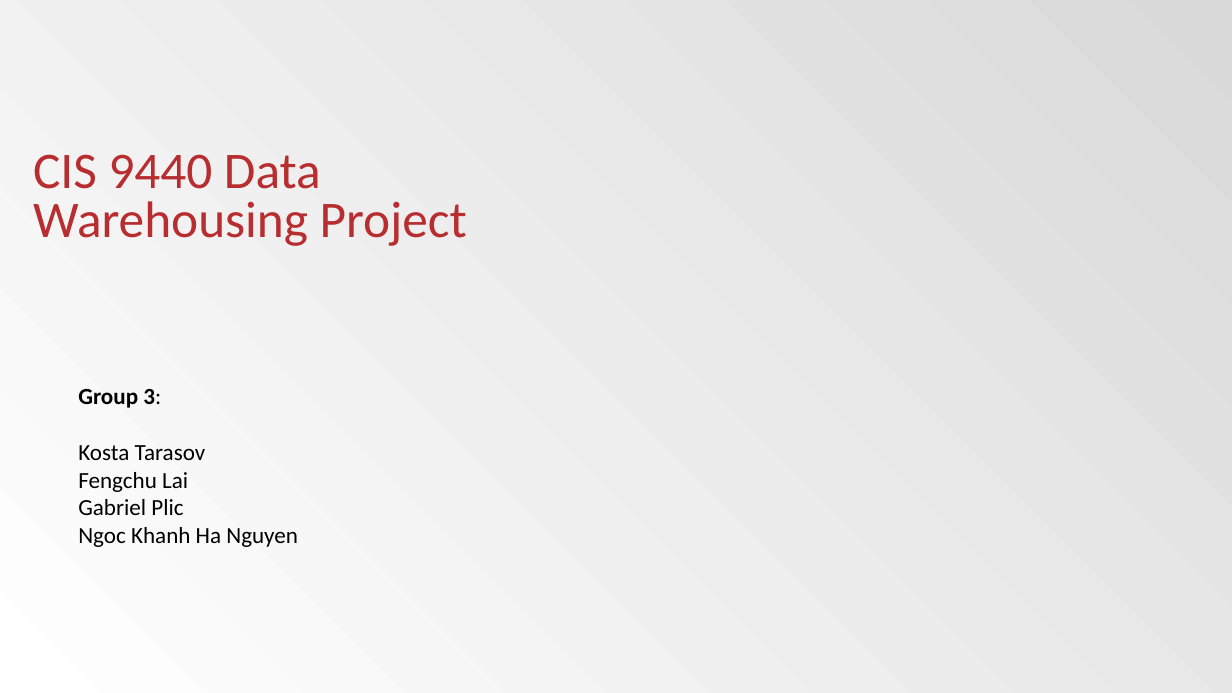
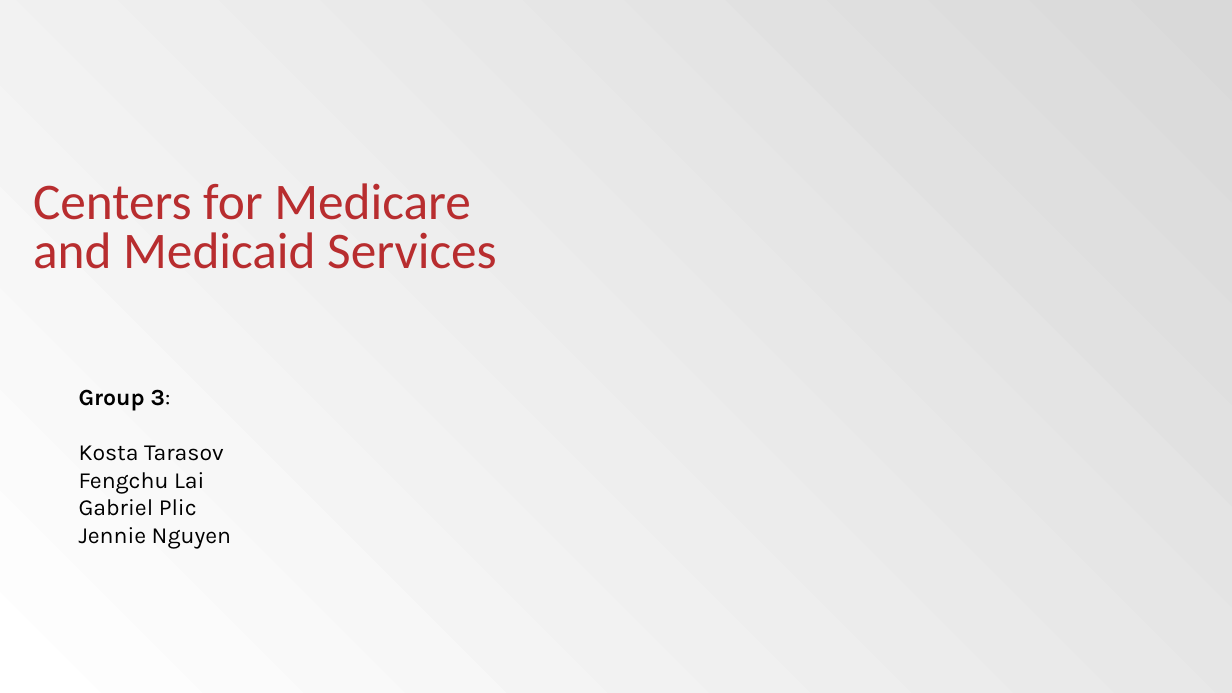
Before and after one commit to sdf-jkl/Doctor-Payments-Data-Warehouse, a slide deck: slide 1 of docs/CIS9440_DW_Group3_Presentation.pptx. Drawn at 1232x693 pixels with LibreOffice and Linux fonts; fonts in the diff are those of the drawing; background and template pictures are left out. Boxes give left, top, right and bottom in pixels: in the first picture for what was removed or moved away, otherwise in the second. Text is boxed around its words. In the diff, an @@ line names an element or a change of style, - is before the commit and + after.

Commit message:
Update slides

```diff
--- a/docs/CIS9440_DW_Group3_Presentation.pptx
+++ b/docs/CIS9440_DW_Group3_Presentation.pptx
@@ title at box(33, 183, 497, 269): text changed @@
-CIS 9440 Data Warehousing Project
+Centers for Medicare and Medicaid Services
@@ text at box(79, 389, 224, 516): font Calibri to Karla in "Group 3:", "Kosta Tarasov", "Fengchu Lai", "Gabriel Plic" @@
@@ text at box(79, 527, 231, 549): text changed; font Calibri to Karla @@
-Ngoc Khanh Ha Nguyen
+Jennie Nguyen
```
Also in this commit, not shown: 15 slides added, 10 slides removed.
